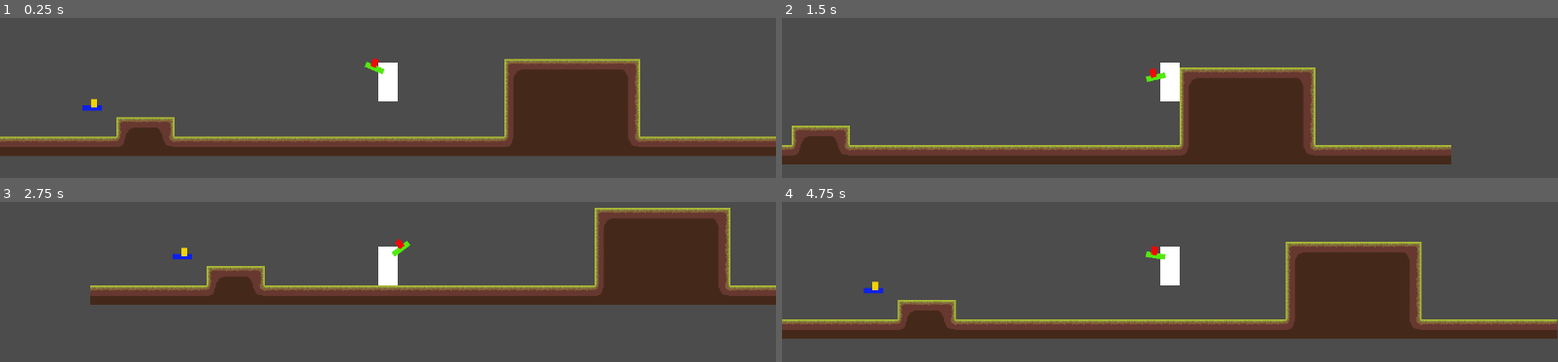
Above: before the commit, frames 1-4 (two rows, left to right).
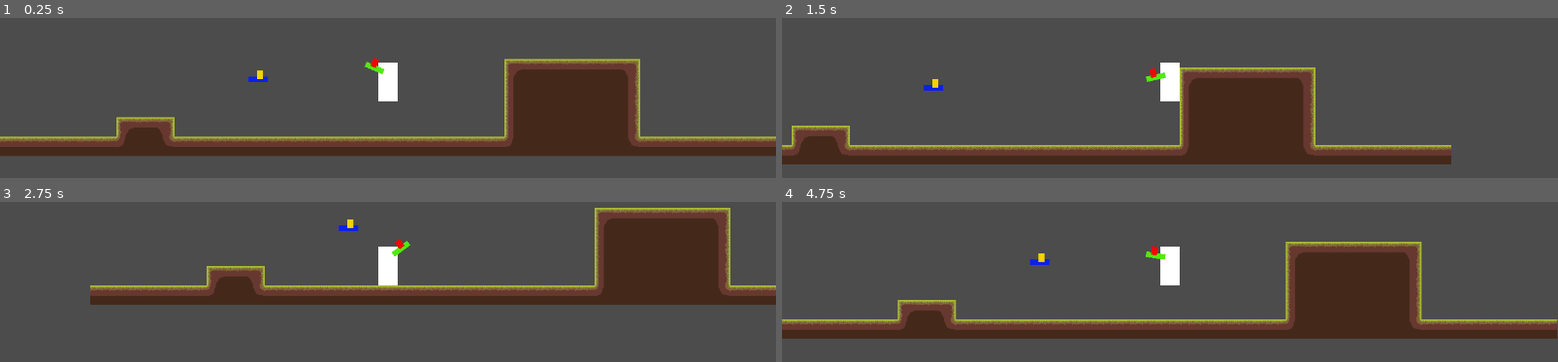
Above: after the commit, the same moments.

Repository: LuizzDutra/Remorse-of-Blue-Pen
Game: Godot game, scene res://Scenes/Levels/Level1.tscn
The game is run twice, just before and just after one commit, with the same random seed, the same clock (stepped at 60 frames per second) and the same inputs. This scene is started directly instead of the project's main scene.
Inputs (mouse positions are in pixels of both pictures, inside the frame that each line leads up to):
- Up to frame 1 (0.25 s): no input
- Up to frame 2 (1.5 s): move the mouse to (1340, 72) at 0.52 s; hold Shift (dash) 0.53-1.28 s; hold D (move_right) from 0.53 s (still down); tap W (jump) at 0.77 s; move the mouse to (1014, 109) at 1.27 s; tap E (interact) at 1.35 s
- Up to frame 3 (2.75 s): tap W (jump) at 1.52 s; move the mouse to (outside the picture) at 2.02 s; release D (move_right) at 2.03 s; hold A (move_left) from 2.03 s (still down); click (outside the picture) at 2.1 s
- Up to frame 4 (4.75 s): move the mouse to (1131, 347) at 2.77 s; release A (move_left) at 2.78 s; hold D (move_right) 2.78-4.28 s; tap Shift (dash) at 2.85 s; tap W (jump) at 3.02, 3.77, 4.52 s; move the mouse to (1402, 330) at 3.52 s; tap E (interact) at 3.6 s; move the mouse to (937, 221) at 4.27 s; hold A (move_left) from 4.28 s (still down); click (937, 221) at 4.35 s

The runs differ from the first frame. In frame 1, 0.2% of the frame differs, in the area x 10-35%, y 32-59%; in frame 2, 0.1%; in frame 3, 0.2%; in frame 4, 0.3%, in the area x 10-35%, y 32-57%.
Error in both runs: Attempt to call function 'add_child' in base 'null instance' on a null instance. (res://Scripts/Receiver.gd:20)

Commit message:
base level for inheritance

Diff:
--- a/Scenes/Levels/Level1.tscn
+++ b/Scenes/Levels/Level1.tscn
@@ -1,19 +1,9 @@
-[gd_scene load_steps=4 format=2]
+[gd_scene load_steps=3 format=2]
 
-[ext_resource path="res://Scenes/Player.tscn" type="PackedScene" id=1]
-[ext_resource path="res://Assets/Sprites/TileSets/tilesetgrama.tres" type="TileSet" id=2]
+[ext_resource path="res://Scenes/Levels/LevelBase.tscn" type="PackedScene" id=1]
 [ext_resource path="res://Scenes/Enemy.tscn" type="PackedScene" id=3]
 
-[node name="Level1" type="Node2D"]
+[node name="Level 1" instance=ExtResource( 1 )]
 
-[node name="Player" parent="." instance=ExtResource( 1 )]
-
-[node name="Enemy" parent="." instance=ExtResource( 3 )]
-position = Vector2( -514, 77 )
-
-[node name="TileMap" type="TileMap" parent="."]
-tile_set = ExtResource( 2 )
-cell_size = Vector2( 32, 32 )
-collision_layer = 129
-format = 1
-tile_data = PoolIntArray( -65530, 0, 0, -65529, 1, 0, -65528, 1, 0, -65527, 1, 0, -65526, 1, 0, -65525, 1, 0, -65524, 2, 0, 6, 3, 0, 7, 4, 0, 8, 4, 0, 9, 4, 0, 10, 4, 0, 11, 4, 0, 12, 5, 0, 65542, 3, 0, 65543, 4, 0, 65544, 4, 0, 65545, 4, 0, 65546, 4, 0, 65547, 4, 0, 65548, 5, 0, 196594, 0, 0, 196595, 1, 0, 196596, 2, 0, 131078, 3, 0, 131079, 4, 0, 131080, 4, 0, 131081, 4, 0, 131082, 4, 0, 131083, 4, 0, 131084, 5, 0, 262124, 1, 0, 262125, 1, 0, 262126, 1, 0, 262127, 1, 0, 262128, 1, 0, 262129, 1, 0, 262130, 9, 0, 262131, 4, 0, 262132, 10, 0, 262133, 1, 0, 262134, 1, 0, 262135, 1, 0, 262136, 1, 0, 262137, 1, 0, 262138, 1, 0, 262139, 1, 0, 262140, 1, 0, 262141, 1, 0, 262142, 1, 0, 262143, 1, 0, 196608, 1, 0, 196609, 1, 0, 196610, 1, 0, 196611, 1, 0, 196612, 1, 0, 196613, 1, 0, 196614, 9, 0, 196615, 4, 0, 196616, 4, 0, 196617, 4, 0, 196618, 4, 0, 196619, 4, 0, 196620, 10, 0, 196621, 1, 0, 196622, 1, 0, 196623, 1, 0, 196624, 1, 0, 196625, 1, 0, 196626, 1, 0, 196627, 1, 0 )
+[node name="Enemy" parent="." index="2" instance=ExtResource( 3 )]
+position = Vector2( -240, 30 )
--- /dev/null
+++ b/Scenes/Levels/LevelBase.tscn
@@ -0,0 +1,15 @@
+[gd_scene load_steps=3 format=2]
+
+[ext_resource path="res://Scenes/Player.tscn" type="PackedScene" id=1]
+[ext_resource path="res://Assets/Sprites/TileSets/tilesetgrama.tres" type="TileSet" id=2]
+
+[node name="Level" type="Node2D"]
+
+[node name="Player" parent="." instance=ExtResource( 1 )]
+
+[node name="TileMap" type="TileMap" parent="."]
+tile_set = ExtResource( 2 )
+cell_size = Vector2( 32, 32 )
+collision_layer = 129
+format = 1
+tile_data = PoolIntArray( -65530, 0, 0, -65529, 1, 0, -65528, 1, 0, -65527, 1, 0, -65526, 1, 0, -65525, 1, 0, -65524, 2, 0, 6, 3, 0, 7, 4, 0, 8, 4, 0, 9, 4, 0, 10, 4, 0, 11, 4, 0, 12, 5, 0, 65542, 3, 0, 65543, 4, 0, 65544, 4, 0, 65545, 4, 0, 65546, 4, 0, 65547, 4, 0, 65548, 5, 0, 196594, 0, 0, 196595, 1, 0, 196596, 2, 0, 131078, 3, 0, 131079, 4, 0, 131080, 4, 0, 131081, 4, 0, 131082, 4, 0, 131083, 4, 0, 131084, 5, 0, 262124, 1, 0, 262125, 1, 0, 262126, 1, 0, 262127, 1, 0, 262128, 1, 0, 262129, 1, 0, 262130, 9, 0, 262131, 4, 0, 262132, 10, 0, 262133, 1, 0, 262134, 1, 0, 262135, 1, 0, 262136, 1, 0, 262137, 1, 0, 262138, 1, 0, 262139, 1, 0, 262140, 1, 0, 262141, 1, 0, 262142, 1, 0, 262143, 1, 0, 196608, 1, 0, 196609, 1, 0, 196610, 1, 0, 196611, 1, 0, 196612, 1, 0, 196613, 1, 0, 196614, 9, 0, 196615, 4, 0, 196616, 4, 0, 196617, 4, 0, 196618, 4, 0, 196619, 4, 0, 196620, 10, 0, 196621, 1, 0, 196622, 1, 0, 196623, 1, 0, 196624, 1, 0, 196625, 1, 0, 196626, 1, 0, 196627, 1, 0 )
